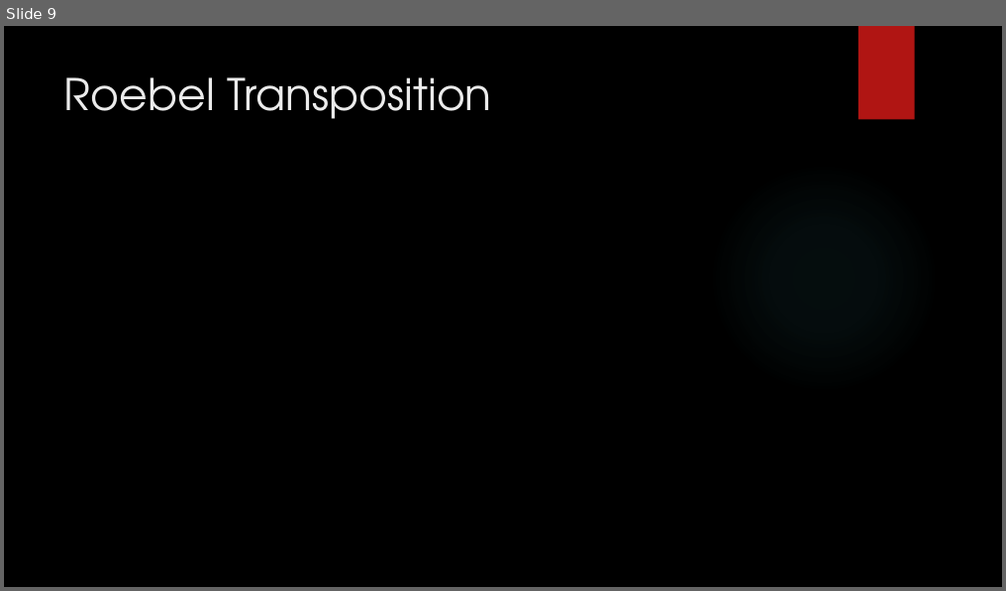
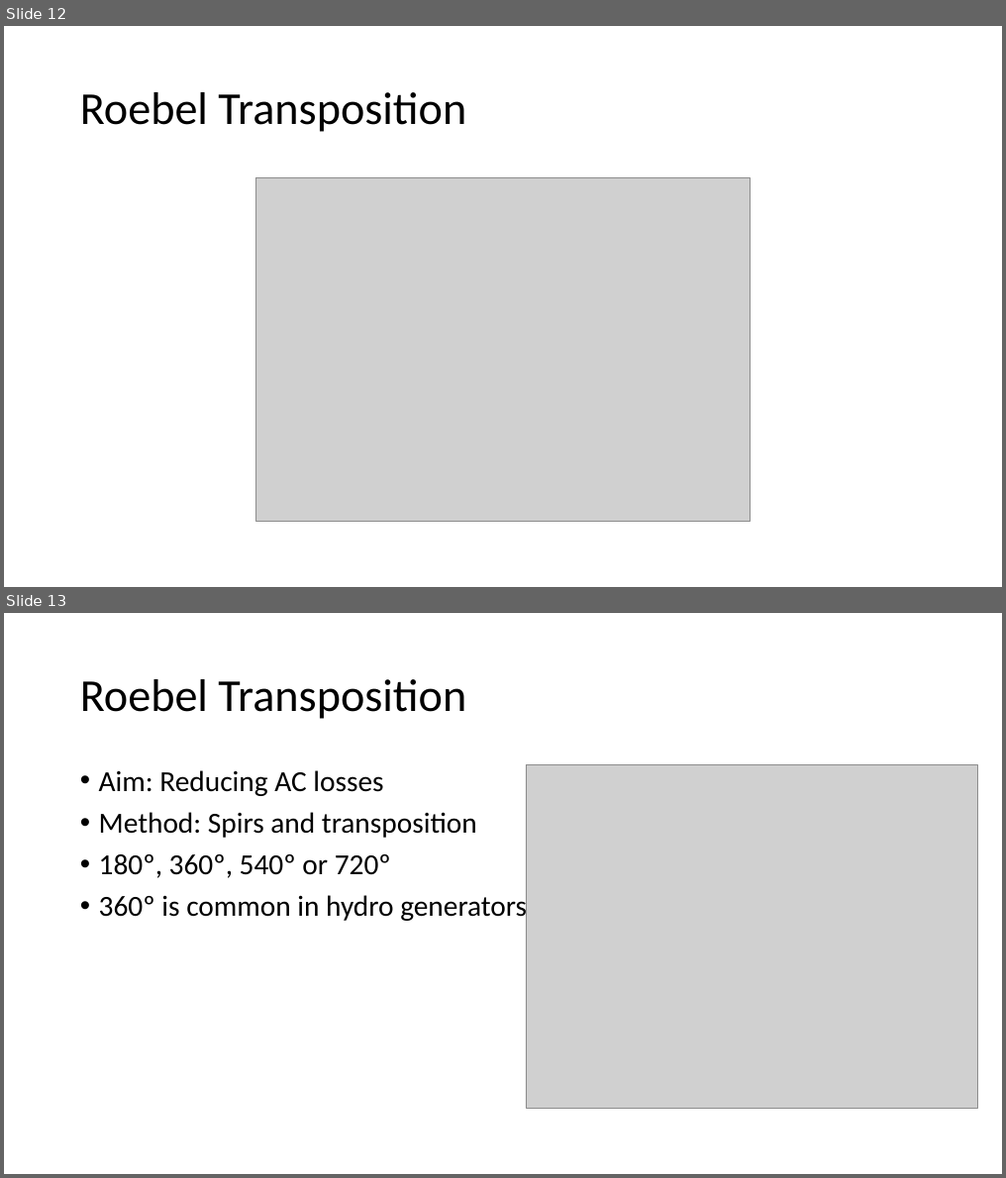
Before and after one commit to sametyakut/Studies, a slide deck: Presentations/Keysani_Sunum_Winding_Design_2023_03_08.pptx. Shown one above the other, each under a label of ours: slide 9 before the commit, slides 12 and 13 after it. The pictures are 1006x591 and 1006x1178 pixels, drawn with LibreOffice and Linux fonts; fonts in the diff are those of the drawing; grey boxes stand for pictures; background and template pictures are left out. Boxes give left, top, right and bottom in pixels: in the first picture for what was removed or moved away, otherwise in the second. Text is boxed around its words. In the diff, an @@ line names an element or a change of style, - is before the commit and + after.

```diff
--- a/Presentations/Keysani_Sunum_Winding_Design_2023_03_08.pptx
+++ b/Presentations/Keysani_Sunum_Winding_Design_2023_03_08.pptx
@@ slide 13 added at (x1=4, y1=613, x2=1002, y2=1174), background #FFFFFF @@
@@ title added at (x1=80, y1=679, x2=466, y2=719), 44 pt, text #000000 @@
+Roebel Transposition
@@ text added at (x1=99, y1=770, x2=527, y2=924), 28 pt, text #000000 @@
+• Aim: Reducing AC losses
+• Method: Spirs and transposition
+• 180º, 360º, 540º or 720º
+• 360º is common in hydro generators
@@ picture added at (x1=526, y1=765, x2=978, y2=1109) @@
@@ what was slide 9 is now slide 12 @@
@@ slide 12 changed as well @@
@@ background picture (left out) to #FFFFFF @@
@@ rectangle removed at (x1=858, y1=26, x2=915, y2=120) @@
@@ title "Roebel Transposition" moved from (x1=64, y1=77, x2=492, y2=119) to (x1=80, y1=92, x2=466, y2=132) @@
@@ title "Roebel Transposition" at (x1=80, y1=92, x2=466, y2=132): size 42 to 44 pt, font TeX Gyre Adventor to Calibri, text colour #EBEBEB to #000000; line spacing 1 to 0.9; vertical alignment top to middle @@
@@ ellipse removed at (x1=709, y1=163, x2=939, y2=393) @@
@@ picture added at (x1=256, y1=178, x2=750, y2=522) @@
```
Also in this commit, not shown: 10 other slides changed, 9 other slides added, 1 slide removed.
